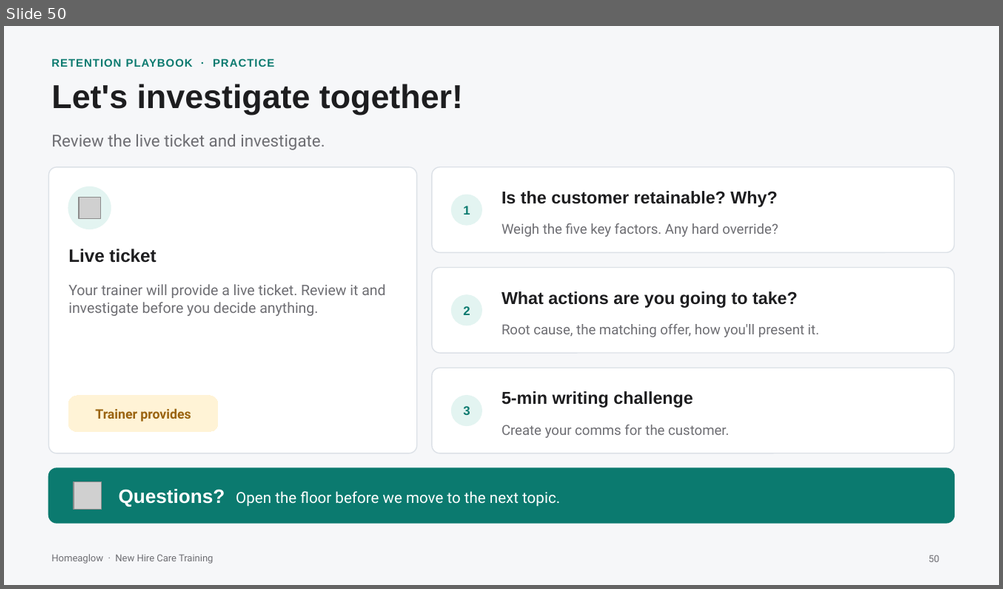
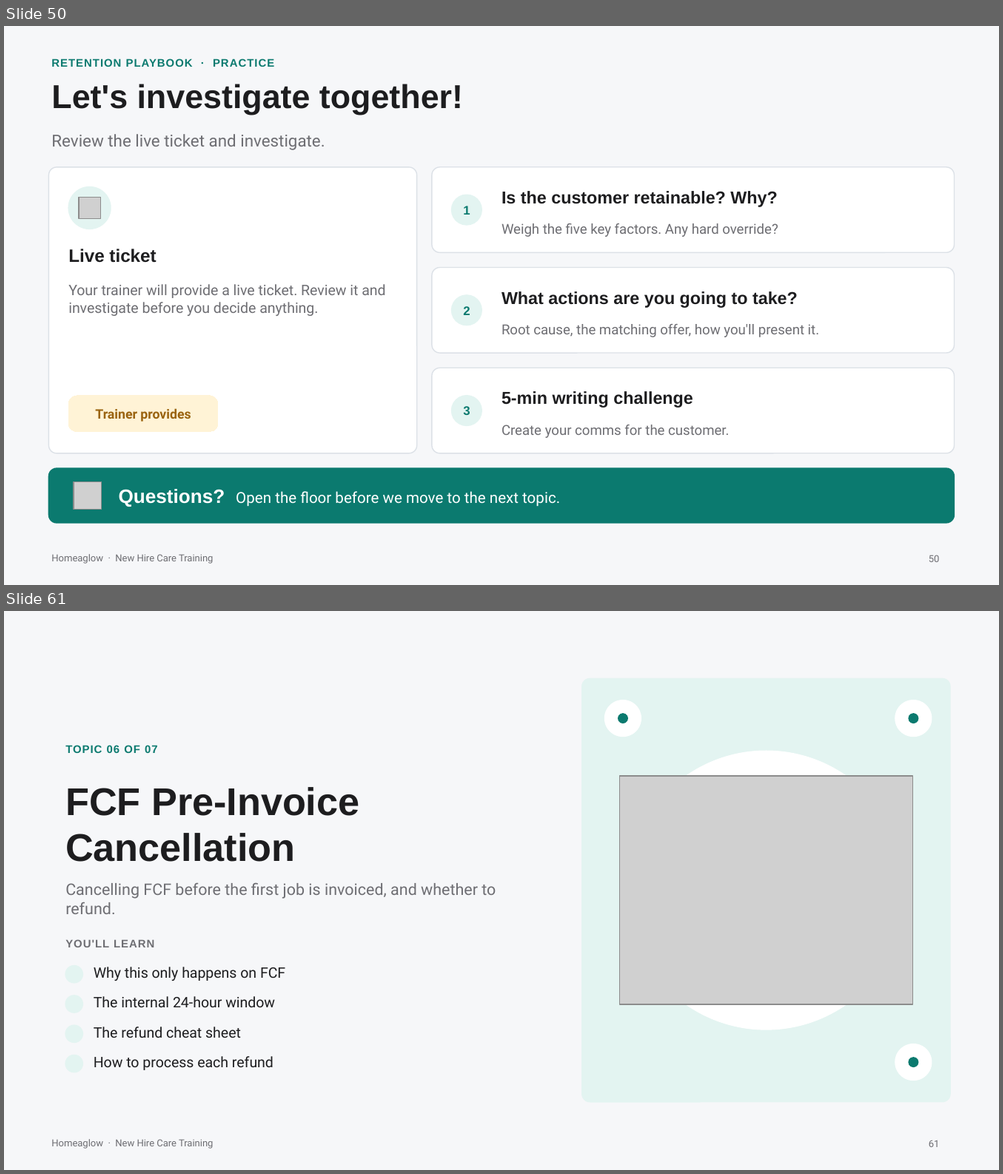
Before and after one commit to anjulimichelle/training, a slide deck: retention-membership-cancellation/retention-membership-cancellation.pptx. Shown one above the other, each under a label of ours: slide 50 before the commit, slides 50 and 61 after it; the slides between them are not shown. The pictures are 1003x589 and 1003x1174 pixels, drawn with LibreOffice and Linux fonts; fonts in the diff are those of the drawing; grey boxes stand for pictures; background and template pictures are left out. Boxes give left, top, right and bottom in pixels: in the first picture for what was removed or moved away, otherwise in the second. Text is boxed around its words. In the diff, an @@ line names an element or a change of style, - is before the commit and + after.

```diff
--- a/retention-membership-cancellation/retention-membership-cancellation.pptx
+++ b/retention-membership-cancellation/retention-membership-cancellation.pptx
@@ slide 61 added at box(4, 611, 999, 1170), background #F6F7F9; not listed: 1 template element that a slide beside it also shows @@
@@ rounded rectangle added at box(582, 678, 950, 1102), fill #E3F4F1, outline #E3F4F1 0.75 pt @@
@@ ellipse added at box(605, 701, 640, 736), fill #FFFFFF, outline #FFFFFF 1 pt @@
@@ ellipse added at box(617, 713, 626, 723), fill #0B7A6F, outline #0B7A6F 1 pt @@
@@ ellipse added at box(895, 701, 931, 736), fill #FFFFFF, outline #FFFFFF 1 pt @@
@@ ellipse added at box(909, 713, 918, 723), fill #0B7A6F, outline #0B7A6F 1 pt @@
@@ text added at box(65, 745, 158, 753), 8 pt, text #0B7A6F, bold @@
+TOPIC 06 OF 07
@@ ellipse added at box(626, 752, 905, 1030), fill #FFFFFF, outline #FFFFFF 1 pt @@
@@ text added at box(65, 787, 359, 862), 28 pt, text #1D1D1F, bold @@
+FCF Pre-Invoice Cancellation
@@ picture added at box(620, 776, 912, 1005) @@
@@ text added at box(65, 883, 495, 914), 11.5 pt, text #6E6E73 @@
+Cancelling FCF before the first job is invoiced, and whether to refund.
@@ text added at box(65, 940, 154, 948), 8 pt, text #6E6E73, bold @@
+YOU'LL LEARN
@@ ellipse added at box(65, 966, 82, 983), fill #E3F4F1, outline #E3F4F1 1 pt @@
@@ text added at box(94, 967, 285, 981), 10.5 pt, text #1D1D1F @@
+Why this only happens on FCF
@@ ellipse added at box(65, 996, 82, 1013), fill #E3F4F1, outline #E3F4F1 1 pt @@
@@ text added at box(94, 997, 275, 1008), 10.5 pt, text #1D1D1F @@
+The internal 24-hour window
@@ ellipse added at box(65, 1025, 82, 1042), fill #E3F4F1, outline #E3F4F1 1 pt @@
@@ text added at box(94, 1027, 241, 1039), 10.5 pt, text #1D1D1F @@
+The refund cheat sheet
@@ ellipse added at box(895, 1045, 931, 1080), fill #FFFFFF, outline #FFFFFF 1 pt @@
@@ ellipse added at box(65, 1056, 82, 1073), fill #E3F4F1, outline #E3F4F1 1 pt @@
@@ text added at box(94, 1056, 273, 1071), 10.5 pt, text #1D1D1F @@
+How to process each refund
@@ ellipse added at box(909, 1059, 918, 1068), fill #0B7A6F, outline #0B7A6F 1 pt @@
@@ page number added at box(928, 1141, 939, 1147), 7 pt, text #6E6E73 @@
+61
```
Also in this commit, not shown: 7 slides changed, 28 other slides added, 4 other files.
